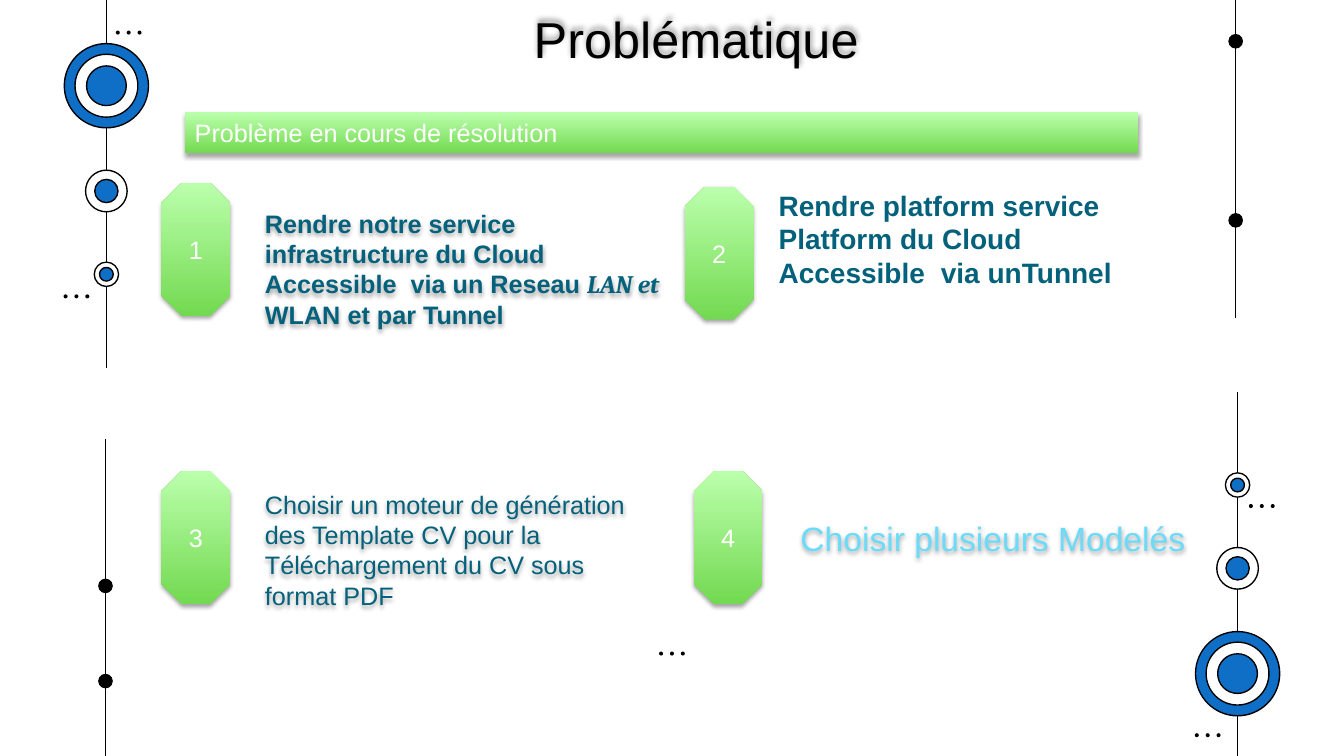
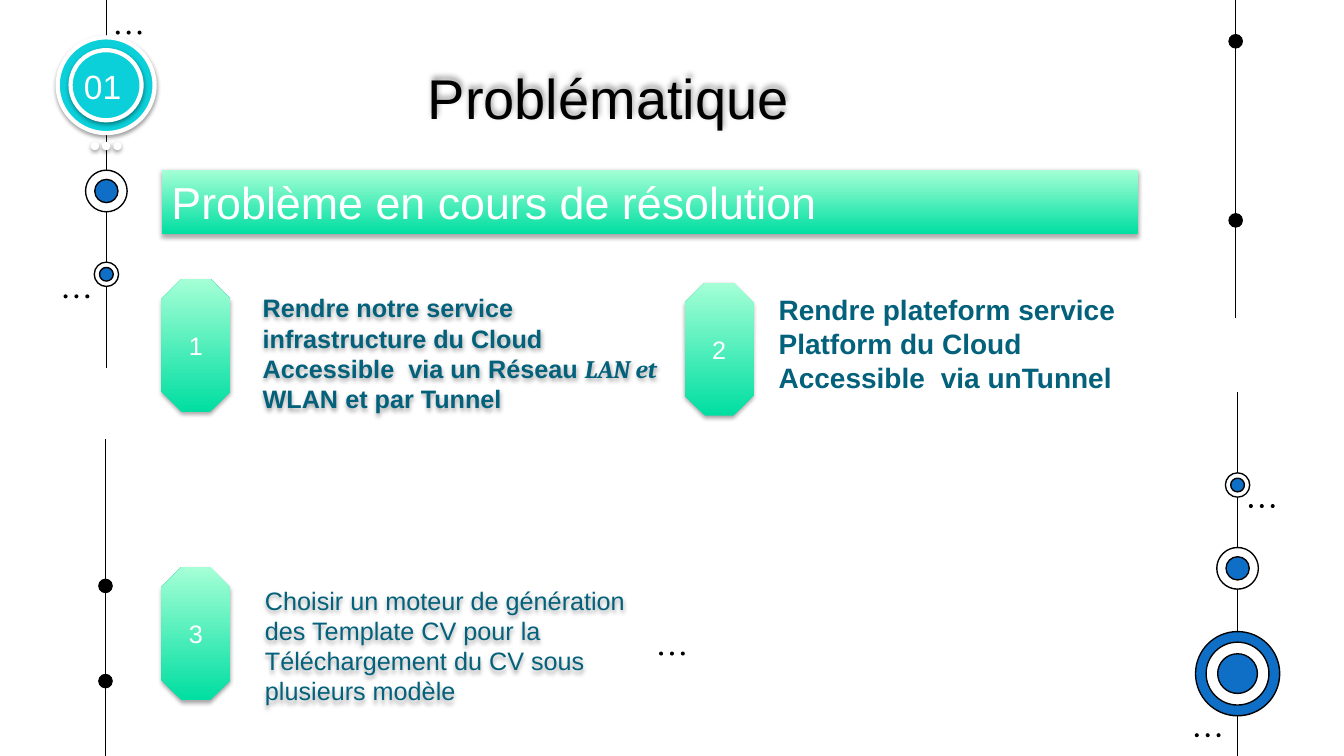
Before and after one commit to muhamedoufi/rapport-cloud, a slide deck: slide 7 of Presentation_cv.pptx. Drawn at 1344x756 pixels with LibreOffice and Linux fonts; fonts in the diff are those of the drawing. Boxes give left, top, right and bottom in pixels: in the first picture for what was removed or moved away, otherwise in the second. Text is boxed around its words. In the diff, an @@ line names an element or a change of style, - is before the commit and + after.

```diff
--- a/Presentation_cv.pptx
+++ b/Presentation_cv.pptx
@@ text "Problématique": place and size @@
-text "Problématique" at <box>534,20,859,68</box>
+text "Problématique" at <box>428,77,789,128</box>
@@ text "Problématique" at <box>428,77,789,128</box>: size 36 to 40 pt @@
@@ text added at <box>84,75,121,100</box>, 24 pt, text #FFFFFF @@
+01
@@ group added at <box>57,37,154,148</box>: 5 ellipses @@
@@ rectangle "Problème en cours de résolution": place and size @@
-rectangle "Problème en cours de résolution" at <box>185,113,1137,153</box>
+rectangle "Problème en cours de résolution" at <box>161,169,1138,234</box>
@@ rectangle "Problème en cours de résolution" at <box>161,169,1138,234</box>: size 18 to 32 pt; fill gradient #74DA52 to #BCFFAD to gradient #00DFA2 to #A6FFD7 @@
@@ text at <box>263,299,657,414</box>: text changed @@
-Rendre notre service infrastructure du Cloud Accessible via un Reseau LAN et WLAN et par Tunnel
+Rendre notre service infrastructure du Cloud Accessible via un Réseau LAN et WLAN et par Tunnel
@@ 3 octagons: place and size @@
-3 octagons at <box>161,184,753,605</box>
+3 octagons at <box>161,279,753,701</box>
@@ fill gradient #74DA52 to #BCFFAD to gradient #00DFA2 to #A6FFD7 in 3 elements at <box>161,568,230,701</box>, <box>161,279,230,412</box>, <box>685,282,753,415</box> @@
@@ text at <box>779,299,1115,389</box>: text changed @@
-Rendre platform service Platform du Cloud Accessible via unTunnel
+Rendre plateform service Platform du Cloud Accessible via unTunnel
@@ octagon removed at <box>694,472,762,605</box> @@
-4
@@ text removed at <box>800,526,1185,558</box> @@
-Choisir plusieurs Modelés
@@ text at <box>265,591,625,706</box>: text changed @@
-Choisir un moteur de génération des Template CV pour la Téléchargement du CV sous format PDF
+Choisir un moteur de génération des Template CV pour la Téléchargement du CV sous plusieurs modèle
```
Also in this commit, not shown: 19 other slides changed, 3 slides added, 3 slides removed, 1 other file.
